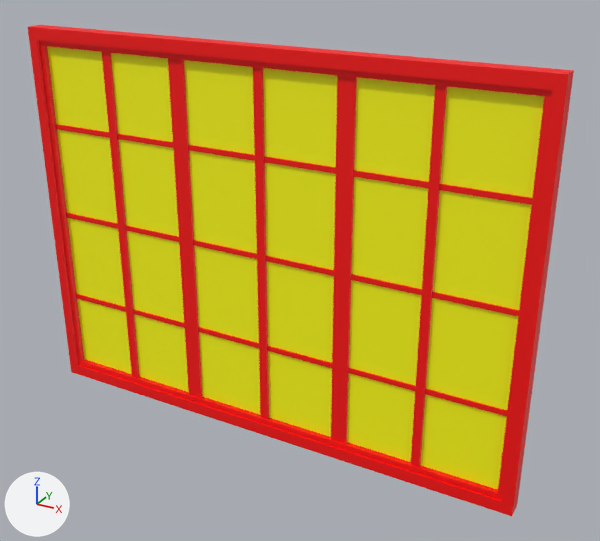
What one commit did to the glTF model assets/windows/window_fixed_96x72.glb.
The view is the same before and after, from a 50 mm lens placed at (1.78, 2.1, 2.64), pointed at (0.15, 5.06, 1.16). Arrows for +X, +Y and +Z are at lower left; the lights stay in place. Where no turn or scale is listed for an object, it has been applied to the vertices. Vertices at the same position are counted once.

In view in the first picture: 'window_fixed_96x72'.
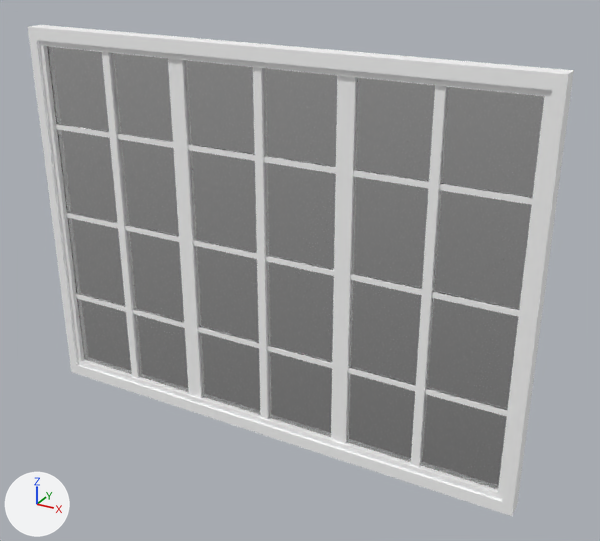
Changed parts and their boxes (x1, y1, x2, y2) in the pictures (600 x 541 px):
part 1 of me_mesh_005, recoloured (red to white): (28, 25, 574, 516) in both
part 2 of me_mesh_005, recoloured (yellow to white): (47, 46, 544, 490) in both

The change, as a diff of the scene's bpy script:
```diff
--- a/assets/windows/window_fixed_96x72.glb.py
+++ b/assets/windows/window_fixed_96x72.glb.py
@@ mat_frame_material @@
+mat_frame_material = principled_material('Frame_Material')
+mat_frame_material.base_color = (1.0, 1.0, 1.0)  # white #ffffff
@@ mat_glass_material @@
+mat_glass_material = principled_material('Glass_Material')
+mat_glass_material.base_color = (0.8, 0.8, 0.8)  # white #e7e7e7
+mat_glass_material.roughness = 0.1
+mat_glass_material.ior = 1.45
+mat_glass_material.transmission_weight = 1.0
@@ me_mesh_005 @@
 me_mesh_005.from_pydata(...)  # 104 vertices, 172 faces; spans x -1.22..1.22, y 4.96..5.04, z 0.3..2.13
 # used by ob_window_fixed_96x72; location = (0.0, 0.0, 0.0)
+# me_mesh_005 part 1: all 160 faces that had it switch from mat_window_primary_mat (red #ff0000) to mat_frame_material (white #ffffff)
+# me_mesh_005 part 2: all 12 faces that had it switch from mat_window_secondary_mat (yellow #ffff00) to mat_glass_material (white #e7e7e7)
```
